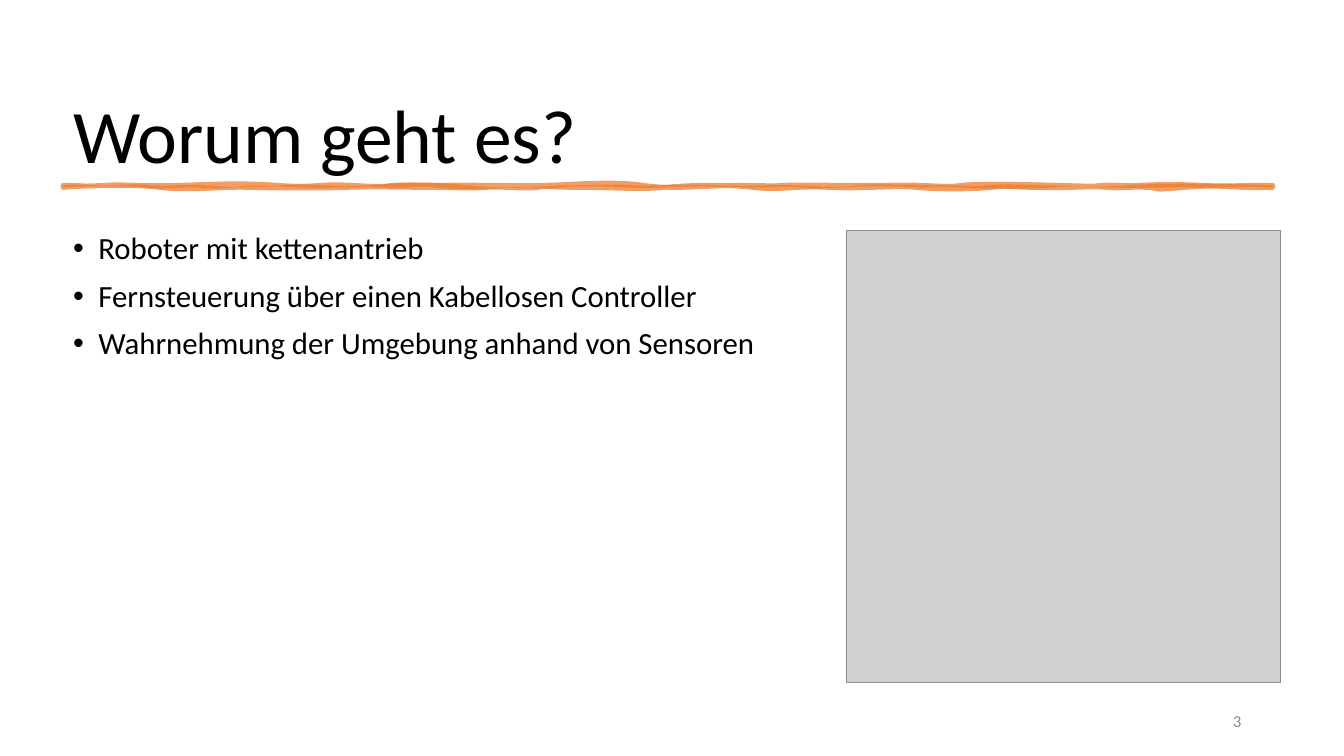
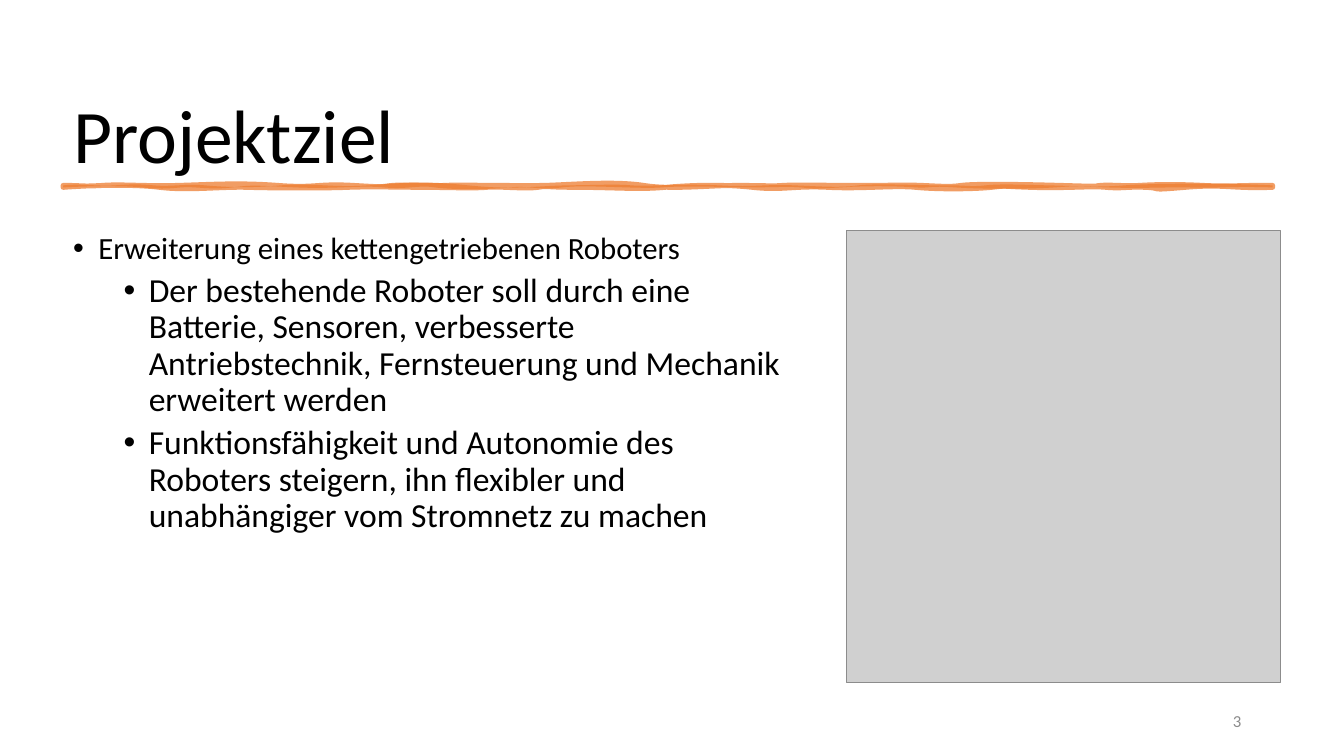
Before and after one commit to DominikCrm/Robotic, a slide deck: slide 3 of Ferngesteuerter Roboter.pptx. Drawn at 1344x756 pixels with LibreOffice and Linux fonts; fonts in the diff are those of the drawing; grey boxes stand for pictures. Boxes give left, top, right and bottom in pixels: in the first picture for what was removed or moved away, otherwise in the second. Text is boxed around its words. In the diff, an @@ line names an element or a change of style, - is before the commit and + after.

```diff
--- a/Ferngesteuerter Roboter.pptx
+++ b/Ferngesteuerter Roboter.pptx
@@ title at [73, 110, 394, 176]: text changed @@
-Worum geht es?
+Projektziel
@@ text at [98, 237, 780, 533]: text changed; size 22 to 24 pt @@
-• Roboter mit kettenantrieb
-• Fernsteuerung über einen Kabellosen Controller
-• Wahrnehmung der Umgebung anhand von Sensoren
+• Erweiterung eines kettengetriebenen Roboters
+  • Der bestehende Roboter soll durch eine Batterie, Sensoren, verbesserte Antriebstechnik, Fernsteuerung und Mechanik erweitert werden
+  • Funktionsfähigkeit und Autonomie des Roboters steigern, ihn flexibler und unabhängiger vom Stromnetz zu machen
```
Also in this commit, not shown: 2 other slides changed, 6 slides added, 4 slides removed.
